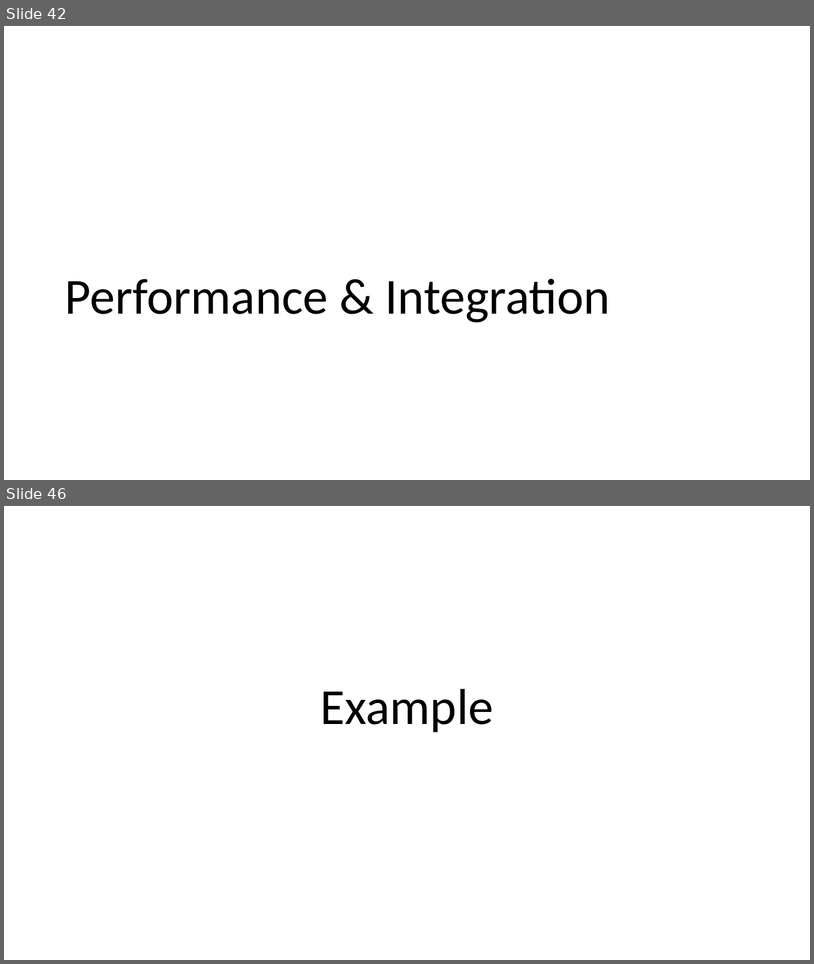
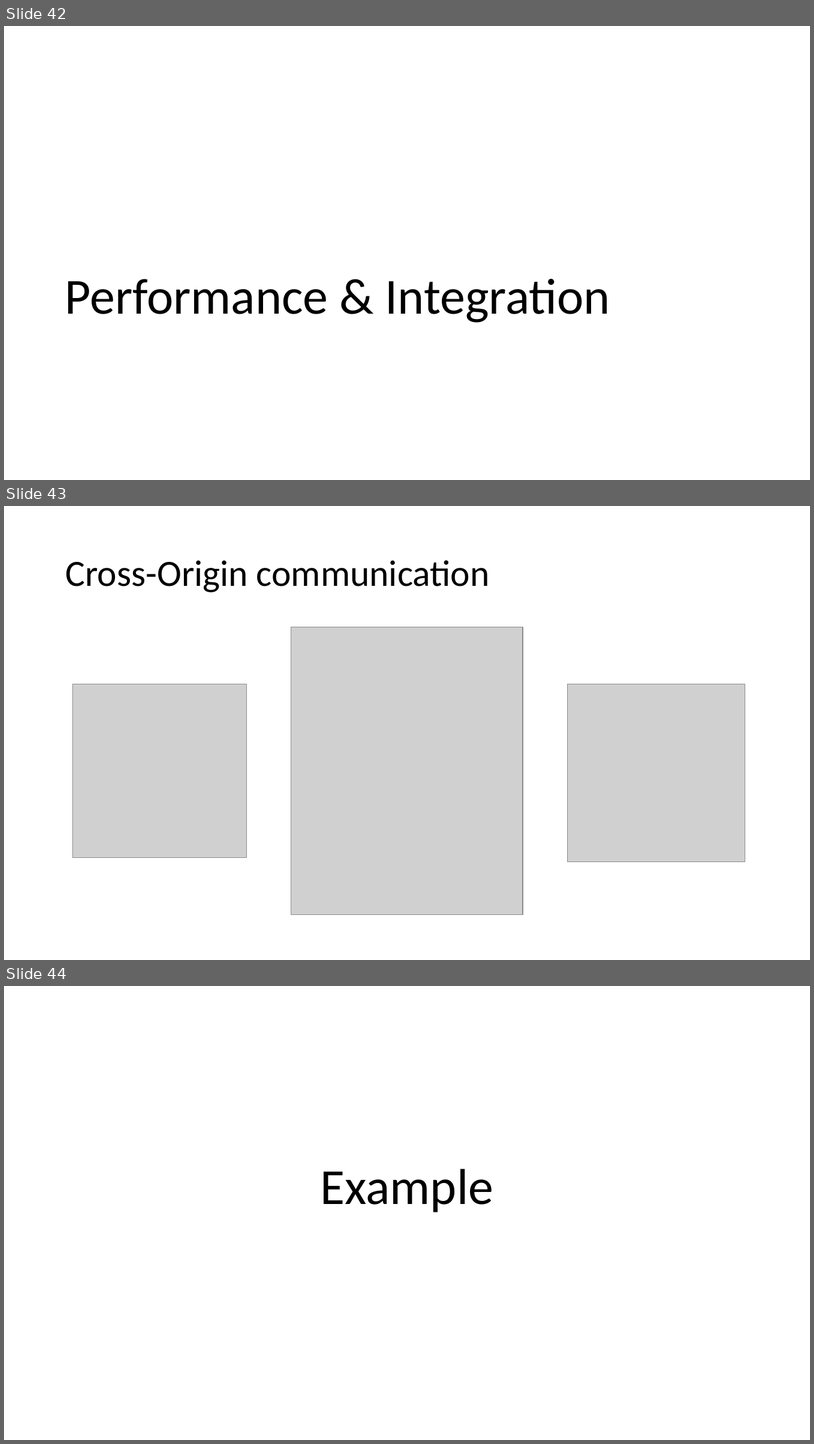
Before and after one commit to maowmaow/html-lab, a slide deck: HTML5.pptx. Shown one above the other, each under a label of ours: slides 42 and 46 before the commit, slides 42, 43 and 44 after it; the slides between them are not shown. The pictures are 814x964 and 814x1444 pixels, drawn with LibreOffice and Linux fonts; fonts in the diff are those of the drawing; grey boxes stand for pictures. Boxes give left, top, right and bottom in pixels: in the first picture for what was removed or moved away, otherwise in the second. Text is boxed around its words. In the diff, an @@ line names an element or a change of style, - is before the commit and + after.

```diff
--- a/HTML5.pptx
+++ b/HTML5.pptx
@@ slide 43 added at [4,506,810,960], background #FFFFFF @@
@@ title added at [65,560,490,592], 44 pt, text #000000 @@
+Cross-Origin communication
@@ picture added at [291,627,523,915] @@
@@ picture added at [73,684,247,858] @@
@@ picture added at [568,684,746,862] @@
@@ what was slide 46 is now slide 44 @@
```
Also in this commit, not shown: 4 slides changed, 6 other slides added, 16 other files.
